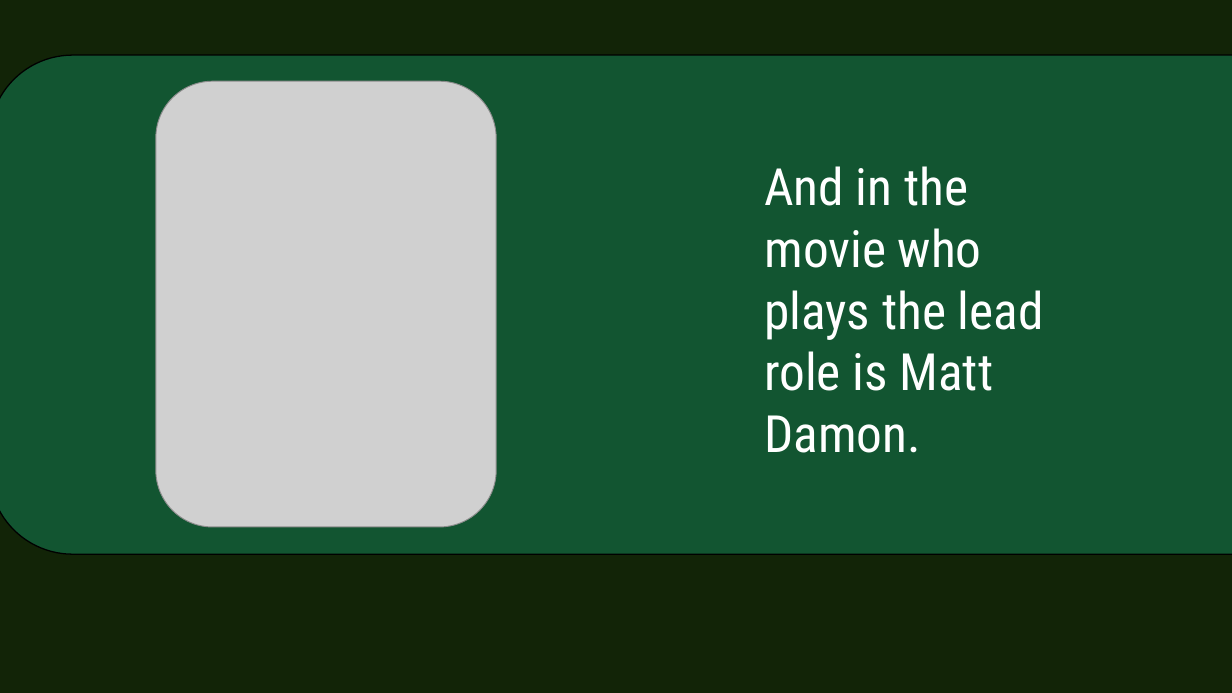
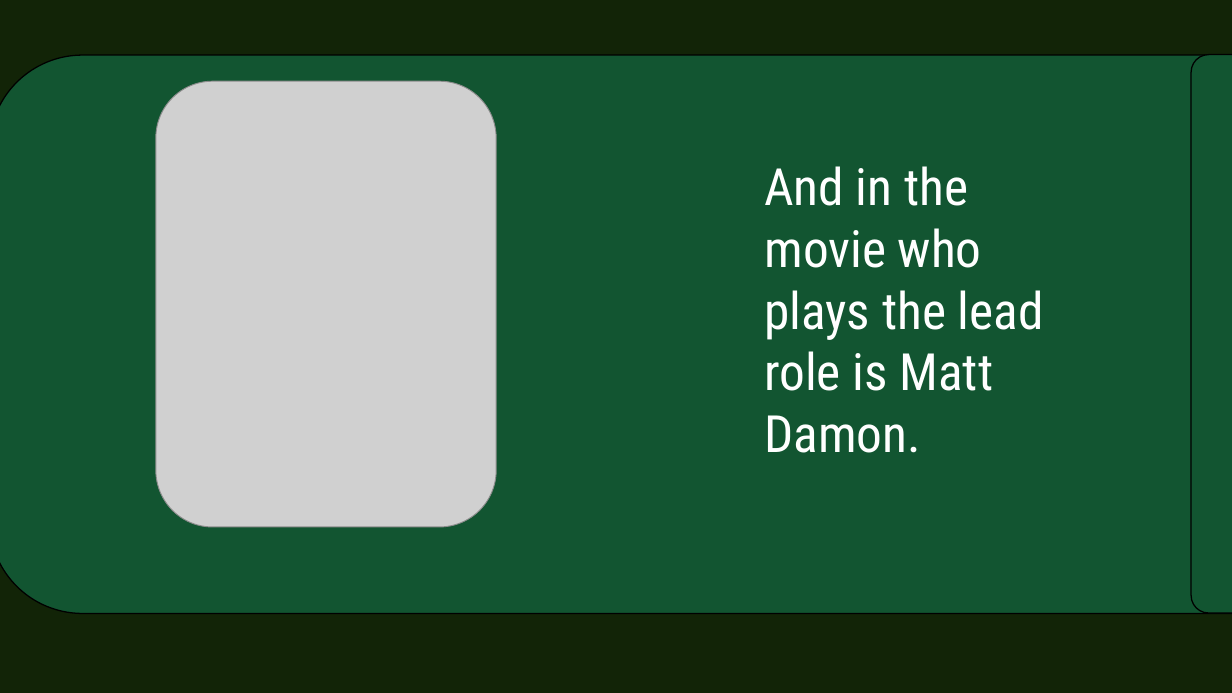
Before and after one commit to mrassk/mrassk.github.io, a slide deck: slide 9 of martian.pptx. Drawn at 1232x693 pixels with LibreOffice and Linux fonts; fonts in the diff are those of the drawing; grey boxes stand for pictures. Boxes give left, top, right and bottom in pixels: in the first picture for what was removed or moved away, otherwise in the second. Text is boxed around its words. In the diff, an @@ line names an element or a change of style, - is before the commit and + after.

```diff
--- a/martian.pptx
+++ b/martian.pptx
@@ rounded rectangle: place and size @@
-rounded rectangle at <box>0,55,1232,555</box>
+rounded rectangle at <box>0,55,1232,614</box>
@@ rounded rectangle added at <box>1191,55,1232,613</box>, fill #125531, outline #000000 1 pt @@
```
Also in this commit, not shown: 6 other slides changed.
